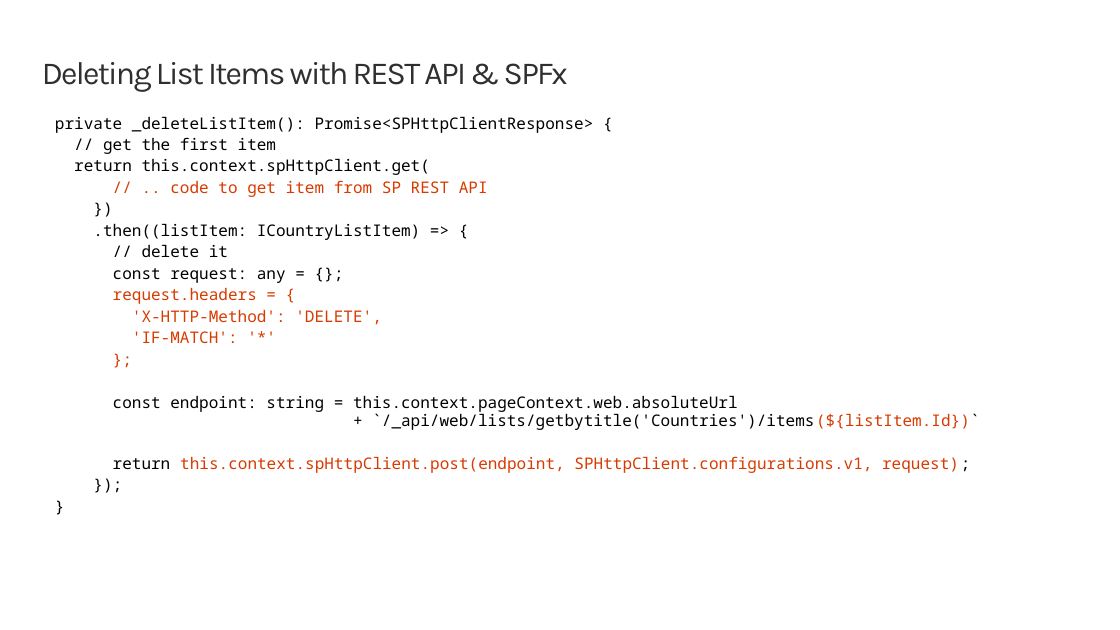
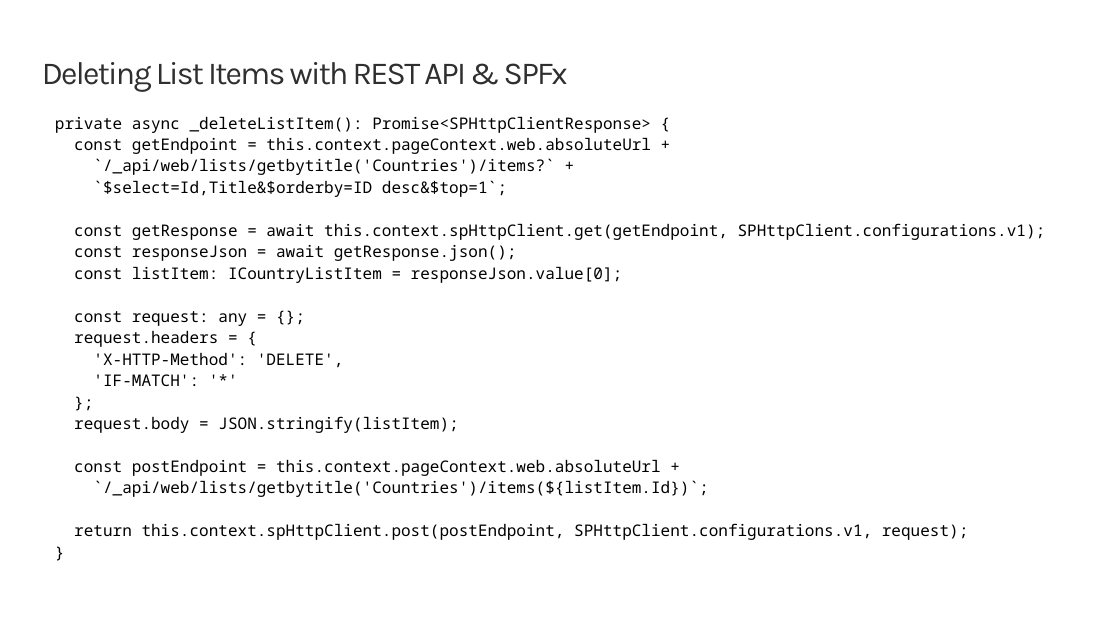
Before and after one commit to SharePoint/sp-dev-training-spfx-spcontent, a slide deck: slide 10 of 02 spfx sprest crud.pptx. Drawn at 1120x630 pixels with LibreOffice and Linux fonts; fonts in the diff are those of the drawing; background and template pictures are left out. Boxes give left, top, right and bottom in pixels: in the first picture for what was removed or moved away, otherwise in the second. Text is boxed around its words. In the diff, an @@ line names an element or a change of style, - is before the commit and + after.

```diff
--- a/02 spfx sprest crud.pptx
+++ b/02 spfx sprest crud.pptx
@@ text at bbox=[55, 116, 1046, 283]: text changed @@
-private _deleteListItem(): Promise<SPHttpClientResponse> {
-// get the first item
-return this.context.spHttpClient.get(
-// .. code to get item from SP REST API
-})
-.then((listItem: ICountryListItem) => {
-// delete it
+private async _deleteListItem(): Promise<SPHttpClientResponse> {
+const getEndpoint = this.context.pageContext.web.absoluteUrl +
+`/_api/web/lists/getbytitle('Countries')/items?` +
+`$select=Id,Title&$orderby=ID desc&$top=1`;
+const getResponse = await this.context.spHttpClient.get(getEndpoint, SPHttpClient.configurations.v1);
+const responseJson = await getResponse.json();
+const listItem: ICountryListItem = responseJson.value[0];
@@ text at bbox=[74, 330, 344, 386]: text colour #D83B01 to #000000 in "request.headers = {", "'X-HTTP-Method': 'DELETE',", "'IF-MATCH': '*'", "};" @@
@@ text at bbox=[74, 416, 969, 540]: text changed @@
-const endpoint: string = this.context.pageContext.web.absoluteUrl
-+ `/_api/web/lists/getbytitle('Countries')/items(${listItem.Id})`
-return this.context.spHttpClient.post(endpoint, SPHttpClient.configurations.v1, request);
-});
+request.body = JSON.stringify(listItem);
+const postEndpoint = this.context.pageContext.web.absoluteUrl +
+`/_api/web/lists/getbytitle('Countries')/items(${listItem.Id})`;
+return this.context.spHttpClient.post(postEndpoint, SPHttpClient.configurations.v1, request);
```
Also in this commit, not shown: 3 other slides changed, 49 other files.
